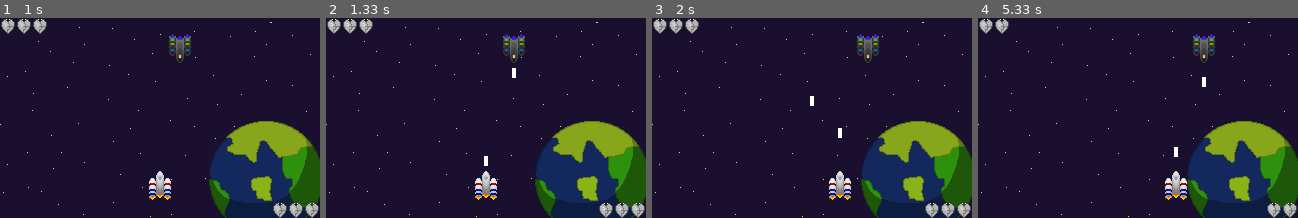
Above: before the commit, frames 1-4 (left to right).
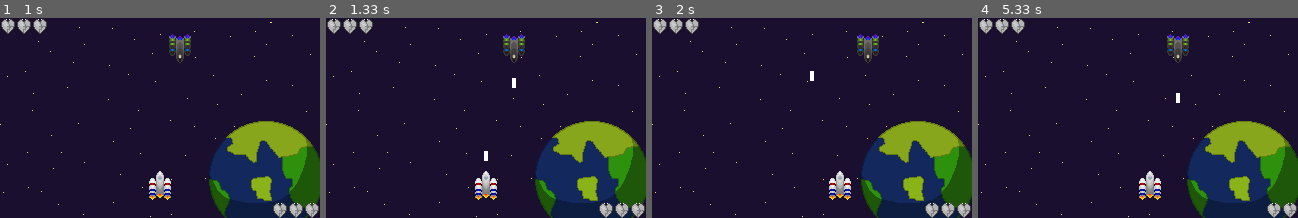
Above: after the commit, the same moments.

Repository: abrsc/M14IntroduccioPython
Game: pygame game, started from Pygame/menu.py
Same seed, same stepped clock (60 frames per second), same inputs: the game is played once before the commit and once after it.
Inputs:
- Up to frame 1 (1 s): tap 2 at 0.33 s; hold Right from 0.67 s (still down)
- Up to frame 2 (1.33 s): release Right at 1.13 s; hold Up from 1.17 s (still down); hold W from 1.17 s (still down)
- Up to frame 3 (2 s): release Up at 1.47 s; release W at 1.47 s; hold Right 1.5-1.97 s; hold D 1.5-1.97 s
- Up to frame 4 (5.33 s): hold Left 2-2.53 s; hold A 2-2.53 s; hold Left 2.57-2.97 s; hold A 2.57-2.97 s; hold Up 3-3.37 s; hold W 3-3.37 s; hold Right 3.4-4.03 s; hold D 3.4-4.03 s; hold Right 4.57-5.03 s; hold D 4.57-5.03 s; hold Up from 5.07 s (still down); hold W from 5.07 s (still down)

Frame 1 is identical in both runs. In frame 2, 0.2% of the frame differs, in the area x 49-60%, y 25-74%; in frame 3, 0.2%; in frame 4, 3.3%, in the area x 10-75%, y 0-91%.

Commit message:
obligatori acabat

Diff:
--- a/Pygame/menu.py
+++ b/Pygame/menu.py
@@ -9,18 +9,6 @@
 running = True
 partida = False
 
-# Jugador 1:
-sprite_player1 = 'assets/Nau.png'
-player_image = pygame.image.load(sprite_player1)
-player_rect = player_image.get_rect(midbottom=(AMPLADA // 2, ALTURA - 15))
-velocitat_nau = 2
-
-# Jugador 2:
-sprite_player2 = 'assets/Nau2.png'
-player_image2 = pygame.image.load(sprite_player2)
-player_rect2 = player_image2.get_rect(midbottom=(AMPLADA // 2, ALTURA - 155))
-velocitat_nau2 = 2
-
 sprite_vides = 'assets/cor1.0.png'
 vides_image = pygame.image.load(sprite_vides)
 
@@ -29,9 +17,9 @@
 bala_imatge.fill(WHITE) #pintem la superficie de color blanc
 bales_jugador1 = [] #llista on guardem les bales del jugador 1
 bales_jugador2 = [] #llista on guardem les bales del jugador 2
-velocitat_bales = 3
+velocitat_bales = 4.5
 temps_entre_bales = 1000 #1 segon
-temps_invicibilitat = 2000 #2 segon
+temps_invicibilitat = 3000 #2 segon
 temps_ultima_bala_jugador1 = 0 #per contar el temps que ha passat des de que ha disparat el jugador 1
 temps_ultima_bala_jugador2 = 0 #per contar el temps que ha passat des de que ha disparat el jugador 2
 temps_ultim_golp_jugador1 = 0
@@ -121,6 +109,17 @@
        bales_total_utilitzades_jugador2 = 0
        precisio_jugador1 = 0
        precisio_jugador2 = 0
+       # Jugador 1:
+       sprite_player1 = 'assets/Nau.png'
+       player_image = pygame.image.load(sprite_player1)
+       player_rect = player_image.get_rect(midbottom=(AMPLADA // 2, ALTURA - 15))
+       velocitat_nau = 2
+
+       # Jugador 2:
+       sprite_player2 = 'assets/Nau2.png'
+       player_image2 = pygame.image.load(sprite_player2)
+       player_rect2 = player_image2.get_rect(midbottom=(AMPLADA // 2, ALTURA - 155))
+       velocitat_nau2 = 2
        while True:
     #contador
         current_time = pygame.time.get_ticks()
@@ -175,6 +174,42 @@
                     bales_total_utilitzades_jugador1 += 1
                     precisio_jugador1 += 1
                     print("Queda", videsjugador2, "vides al jugador 2!")
+                    sprite_player2 = 'assets/explosió.png'
+                    player_image2 = pygame.image.load(sprite_player2)
+                    BACKGROUND_IMAGE = 'Assets/fondo.png'
+                    background = pygame.image.load(BACKGROUND_IMAGE).convert()
+                    pantalla.blit(background, (0, 0))
+                    pantalla.blit(player_image, player_rect)
+                    pantalla.blit(player_image2, player_rect2)
+                    if videsjugador1 > 2:
+                        pantalla.blit(vides_image, (304,184))
+                        pantalla.blit(vides_image, (304-16,184))
+                        pantalla.blit(vides_image, (304-32,184))
+                    elif videsjugador1 > 1:
+                        pantalla.blit(vides_image, (304,184))
+                        pantalla.blit(vides_image, (304-16,184))
+                    elif videsjugador1 > 0:
+                        pantalla.blit(vides_image, (304,184))
+
+                    if videsjugador2 > 2:
+                        pantalla.blit(vides_image, (0,0))
+                        pantalla.blit(vides_image, (16,0))
+                        pantalla.blit(vides_image, (32,0))
+                    elif videsjugador2 > 1:
+                        pantalla.blit(vides_image, (0,0))
+                        pantalla.blit(vides_image, (16,0))
+                    elif videsjugador2 > 0:
+                        pantalla.blit(vides_image, (0,0))
+                    pygame.display.update()
+                    temps_ultima_bala_jugador1 += 1000
+                    temps_ultima_bala_jugador2 +=1000
+                    time.sleep(1)
+                    sprite_player2 = 'assets/Nau2.png'
+                    player_image2 = pygame.image.load(sprite_player2)
+                    pantalla.blit(background, (0, 0))
+                    pantalla.blit(player_image, player_rect)
+                    pantalla.blit(player_image2, player_rect2)
+                    pygame.display.update()
                     temps_ultim_golp_jugador2 = current_time
                 bales_jugador1.remove(bala)  # eliminem la bala
                 # mostrem una explosió
@@ -196,6 +231,42 @@
                     bales_total_utilitzades_jugador2 += 1
                     precisio_jugador2 += 1
                     print("Queda", videsjugador1, "vides al jugador 1!")
+                    sprite_player1 = 'assets/explosió.png'
+                    player_image = pygame.image.load(sprite_player1)
+                    BACKGROUND_IMAGE = 'Assets/fondo.png'
+                    background = pygame.image.load(BACKGROUND_IMAGE).convert()
+                    pantalla.blit(background, (0, 0))
+                    pantalla.blit(player_image, player_rect)
+                    pantalla.blit(player_image2, player_rect2)
+                    if videsjugador1 > 2:
+                        pantalla.blit(vides_image, (304,184))
+                        pantalla.blit(vides_image, (304-16,184))
+                        pantalla.blit(vides_image, (304-32,184))
+                    elif videsjugador1 > 1:
+                        pantalla.blit(vides_image, (304,184))
+                        pantalla.blit(vides_image, (304-16,184))
+                    elif videsjugador1 > 0:
+                        pantalla.blit(vides_image, (304,184))
+
+                    if videsjugador2 > 2:
+                        pantalla.blit(vides_image, (0,0))
+                        pantalla.blit(vides_image, (16,0))
+                        pantalla.blit(vides_image, (32,0))
+                    elif videsjugador2 > 1:
+                        pantalla.blit(vides_image, (0,0))
+                        pantalla.blit(vides_image, (16,0))
+                    elif videsjugador2 > 0:
+                        pantalla.blit(vides_image, (0,0))
+                    pygame.display.update()
+                    temps_ultima_bala_jugador1 += 1000
+                    temps_ultima_bala_jugador2 +=1000
+                    time.sleep(1)
+                    sprite_player1 = 'assets/Nau.png'
+                    player_image = pygame.image.load(sprite_player1)
+                    pantalla.blit(background, (0, 0))
+                    pantalla.blit(player_image, player_rect)
+                    pantalla.blit(player_image2, player_rect2)
+                    pygame.display.update()
                     temps_ultim_golp_jugador1 = current_time
                 bales_jugador2.remove(bala)  # eliminem la bala
                 # mostrem una explosió
@@ -290,6 +361,11 @@
             sprite_player2 = 'assets/Nau2.png'
             player_image = pygame.image.load(sprite_player1)
             player_image2 = pygame.image.load(sprite_player2)
+            try:
+                bales_jugador1.remove(bala)
+                bales_jugador2.remove(bala)
+            except:
+                print("")
             menuprincipal()
             break
 
